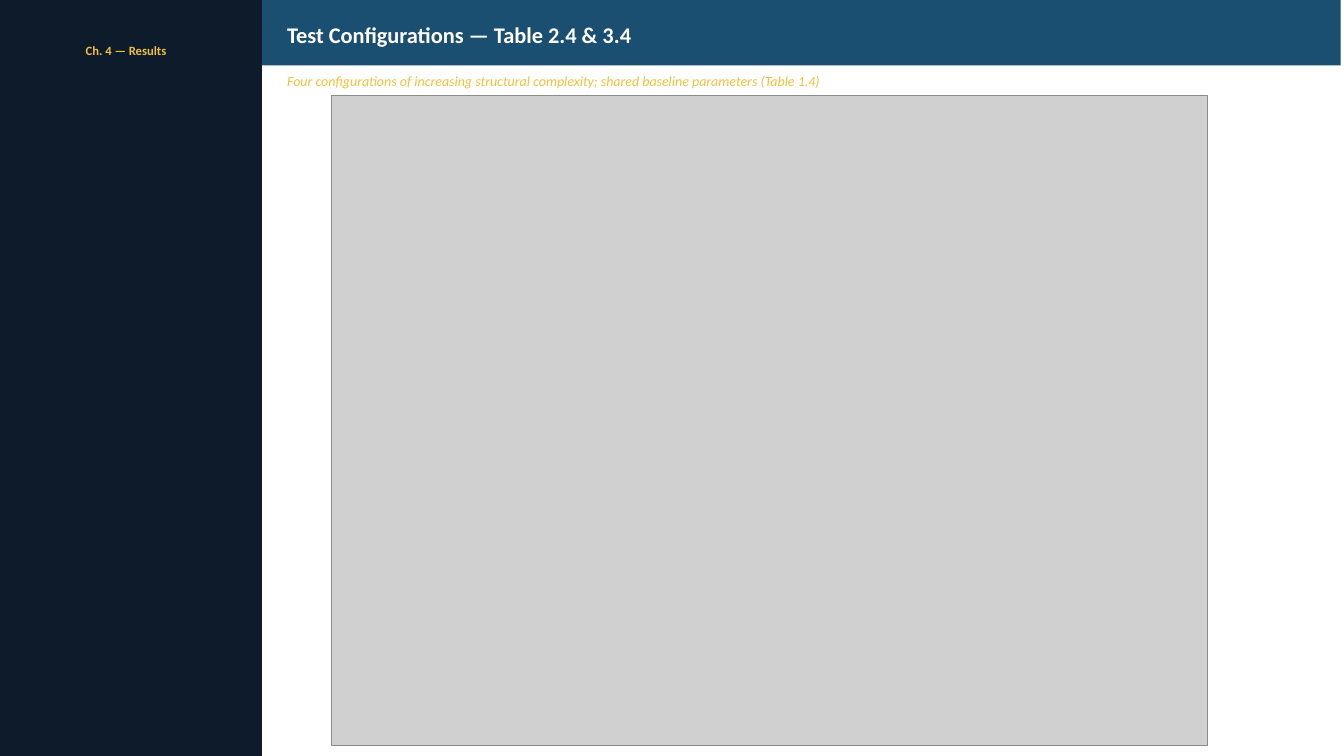
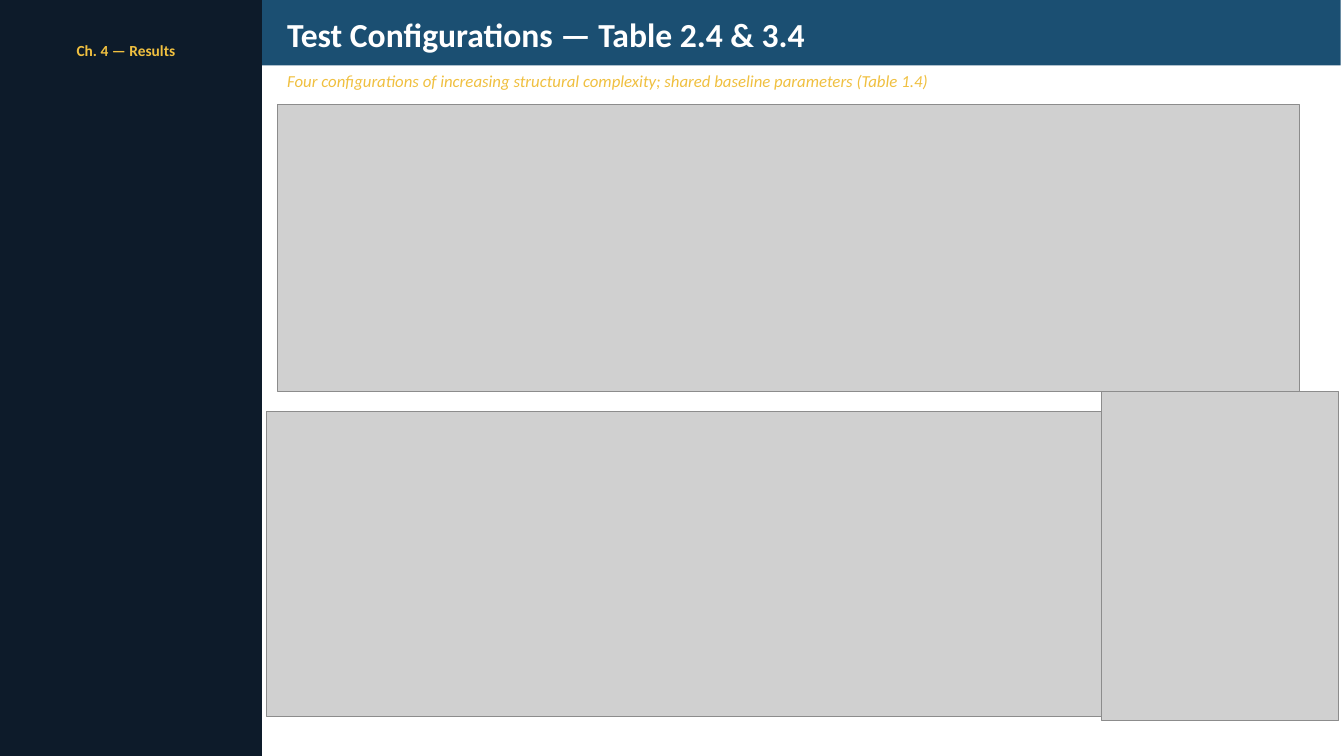
Before and after one commit to UDynamic/PPO-project-portfolio-budgeting-AI-agent, a slide deck: slide 10 of docs/pp_presentation/thesis_presentation.pptx. Drawn at 1344x756 pixels with LibreOffice and Linux fonts; fonts in the diff are those of the drawing; grey boxes stand for pictures. Boxes give left, top, right and bottom in pixels: in the first picture for what was removed or moved away, otherwise in the second. Text is boxed around its words. In the diff, an @@ line names an element or a change of style, - is before the commit and + after.

```diff
--- a/docs/pp_presentation/thesis_presentation.pptx
+++ b/docs/pp_presentation/thesis_presentation.pptx
@@ text "Test Configurations — Table 2.4 ..." at [287,23,805,53]: size 16 to 24 pt @@
@@ text "Ch. 4 — Results" at [77,45,175,56]: size 9 to 11 pt @@
@@ text "Four configurations of increasing structural ..." at [287,75,927,90]: size 10 to 12 pt @@
@@ picture added at [277,105,1300,391] @@
@@ picture removed at [332,96,1208,746] @@
@@ picture added at [266,411,1128,717] @@
@@ picture added at [1102,391,1339,721] @@
```
Also in this commit, not shown: 16 other slides changed, 1 other file.
